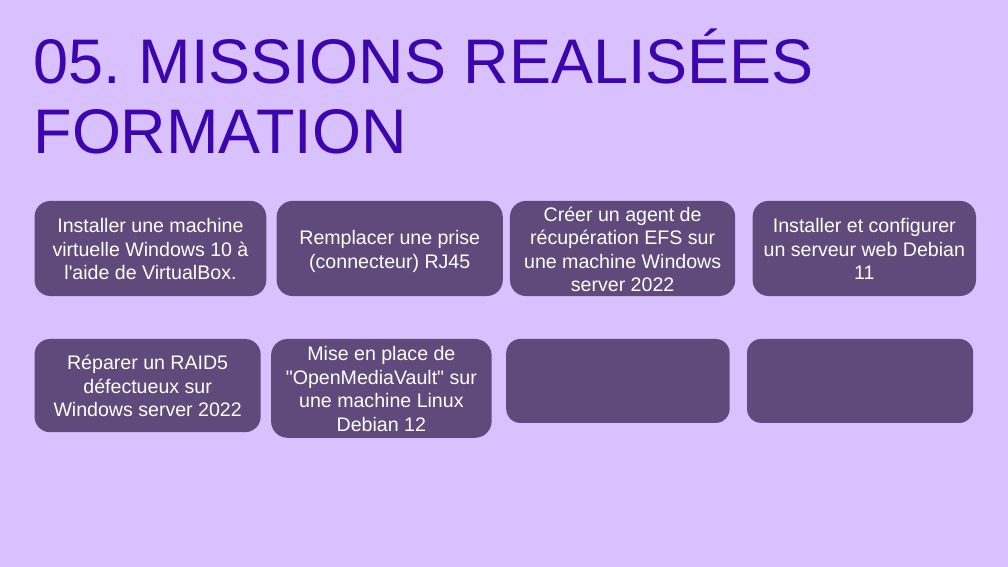
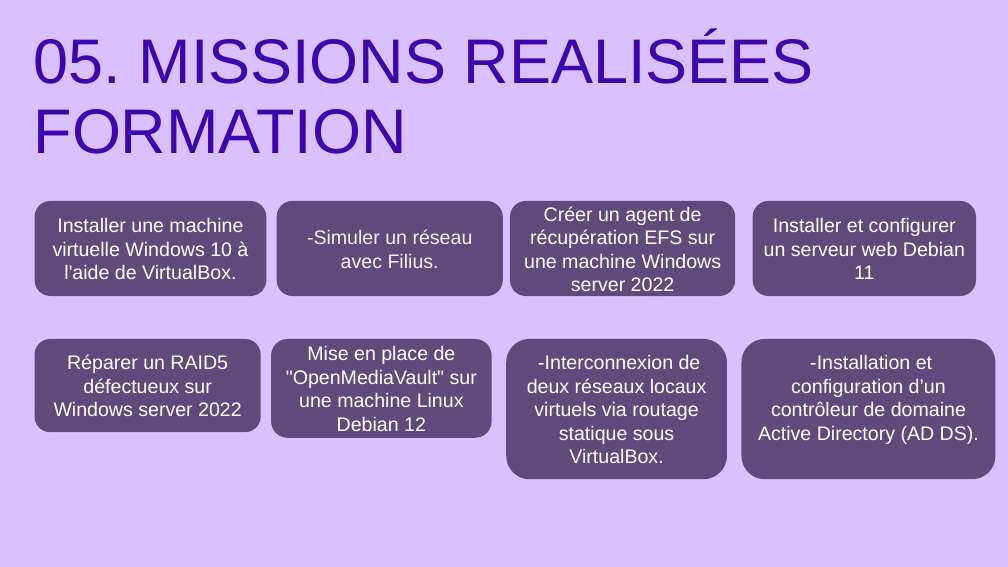
Before and after one commit to adamopendel/portfolio, a slide deck: slide 10 of Parcours_de_professionnalisation_E5_diapo.pptx. Drawn at 1008x567 pixels with LibreOffice and Linux fonts; fonts in the diff are those of the drawing. Boxes give left, top, right and bottom in pixels: in the first picture for what was removed or moved away, otherwise in the second. Text is boxed around its words. In the diff, an @@ line names an element or a change of style, - is before the commit and + after.

```diff
--- a/Parcours_de_professionnalisation_E5_diapo.pptx
+++ b/Parcours_de_professionnalisation_E5_diapo.pptx
@@ text in rounded rectangle at (x1=307, y1=229, x2=473, y2=268): text changed; text colour #FFFFFF to #F2F2F2 @@
-Remplacer une prise (connecteur) RJ45
+-Simuler un réseau avec Filius.
@@ rounded rectangle "-Interconnexion de deux réseaux locaux ..." resized from (x1=507, y1=339, x2=730, y2=423) to (x1=507, y1=339, x2=727, y2=479) @@
@@ text in rounded rectangle at (x1=527, y1=355, x2=707, y2=463): text added @@
+-Interconnexion de deux réseaux locaux virtuels via routage statique sous VirtualBox.
@@ rounded rectangle "-Installation et configuration d’un contrôleur ..." resized from (x1=747, y1=339, x2=973, y2=423) to (x1=741, y1=339, x2=995, y2=479) @@
@@ text in rounded rectangle at (x1=758, y1=355, x2=979, y2=444): text added @@
+-Installation et configuration d’un contrôleur de domaine Active Directory (AD DS).
```
